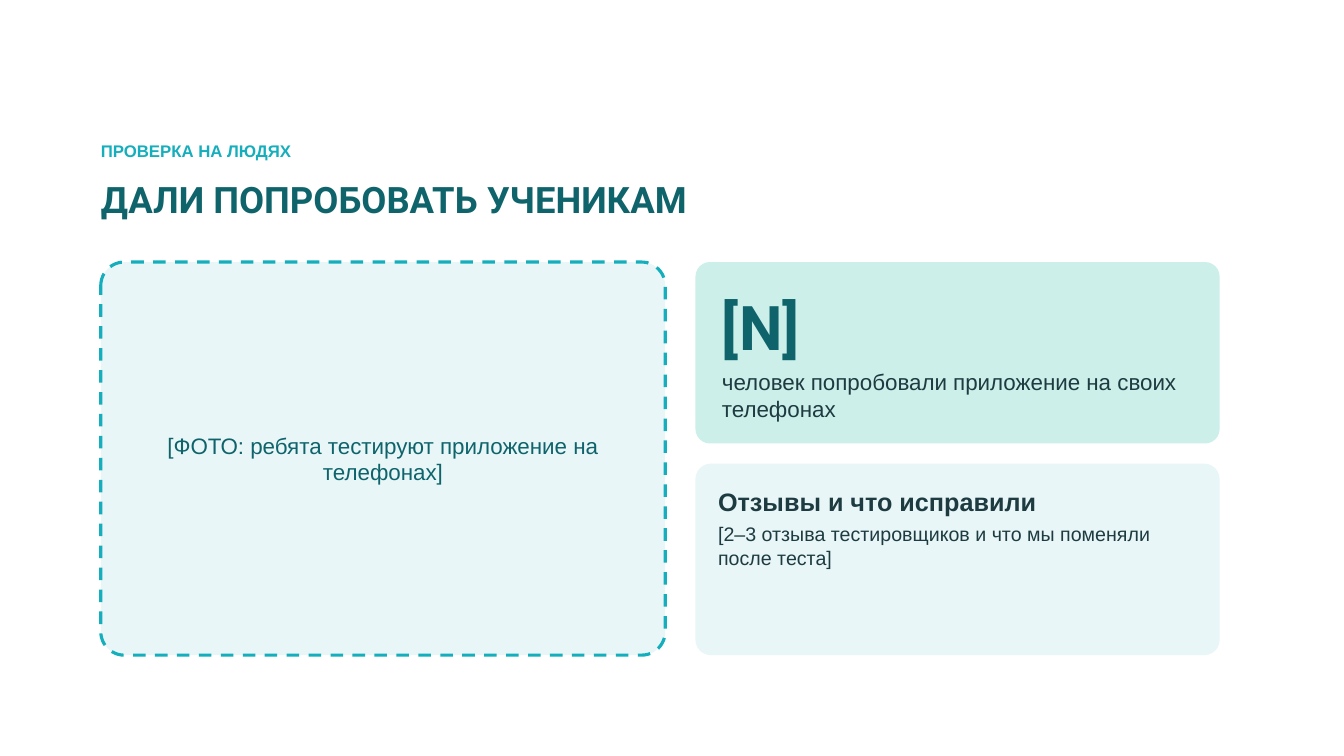
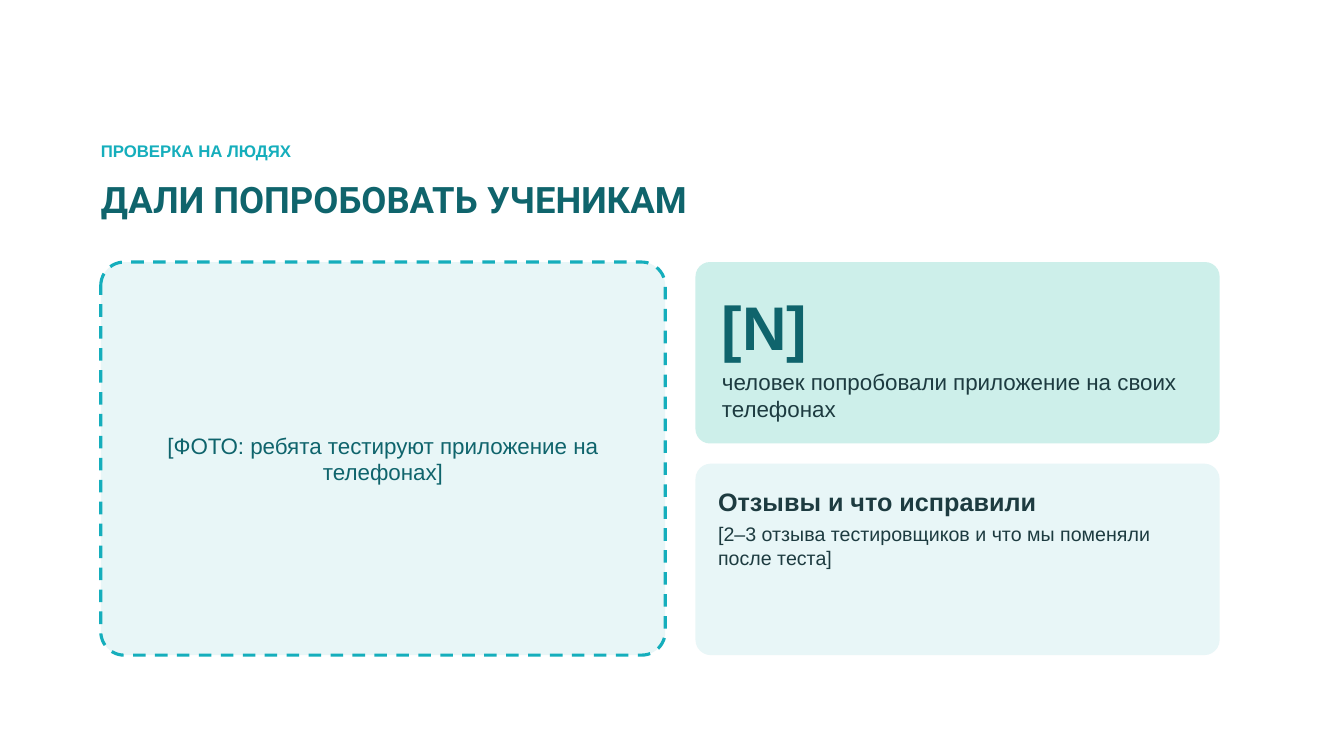
Before and after one commit to bnhogpad228/school-app, a slide deck: slide 8 of presentation/shkolny-dvor-SK-sreda.pptx. Drawn at 1344x756 pixels with LibreOffice and Linux fonts; fonts in the diff are those of the drawing; background and template pictures are left out. Boxes give left, top, right and bottom in pixels: in the first picture for what was removed or moved away, otherwise in the second. Text is boxed around its words. In the diff, an @@ line names an element or a change of style, - is before the commit and + after.

```diff
--- a/presentation/shkolny-dvor-SK-sreda.pptx
+++ b/presentation/shkolny-dvor-SK-sreda.pptx
@@ text in rounded rectangle at (722, 305, 807, 361): font Roboto to Arial in "[N]" @@
```
Also in this commit, not shown: 4 other slides changed.
